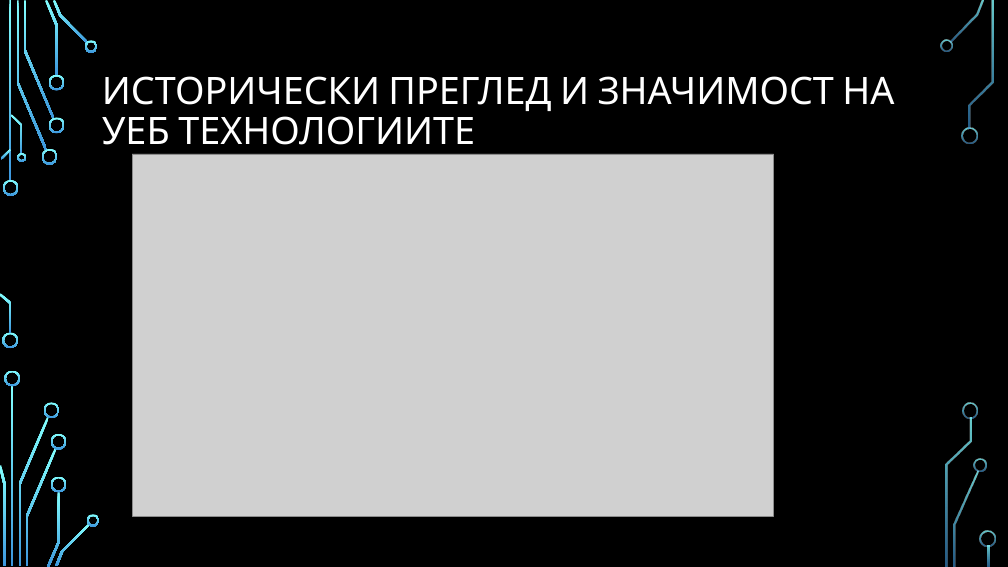
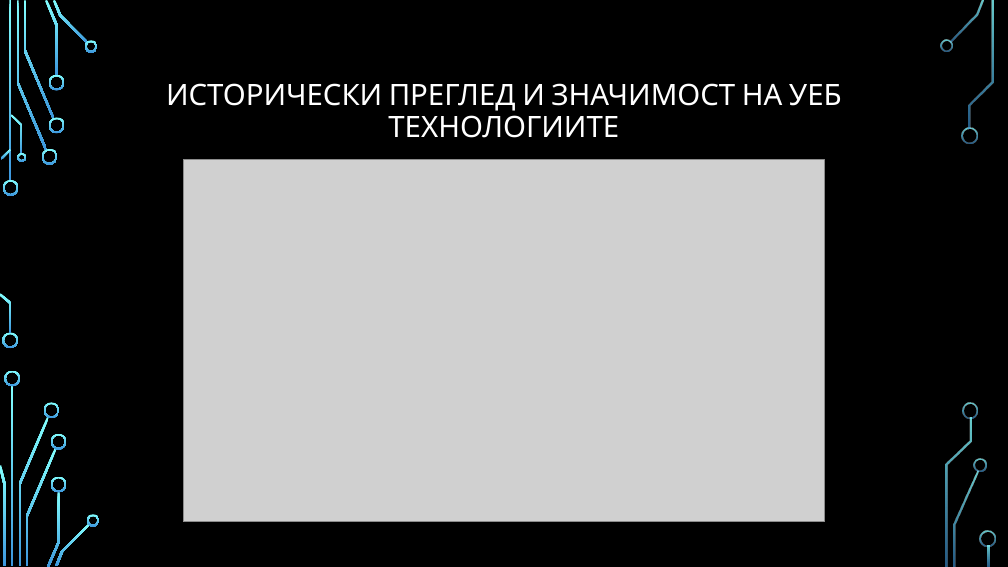
Before and after one commit to pgee-dzi2024/Theme_2508, a slide deck: slide 3 of dr/presentation.pptx. Drawn at 1008x567 pixels with LibreOffice and Linux fonts; fonts in the diff are those of the drawing; grey boxes stand for pictures; background and template pictures are left out. Boxes give left, top, right and bottom in pixels: in the first picture for what was removed or moved away, otherwise in the second. Text is boxed around its words. In the diff, an @@ line names an element or a change of style, - is before the commit and + after.

```diff
--- a/dr/presentation.pptx
+++ b/dr/presentation.pptx
@@ title "ИСТОРИЧЕСКИ ПРЕГЛЕД И ЗНАЧИМОСТ НА ..." at bbox=[166, 83, 842, 138]: size 36 to 28 pt; alignment left to centre @@
@@ picture: place and size @@
-picture at bbox=[132, 154, 774, 516]
+picture at bbox=[183, 160, 824, 522]
```
Also in this commit, not shown: 7 other slides changed, 1 other file.
